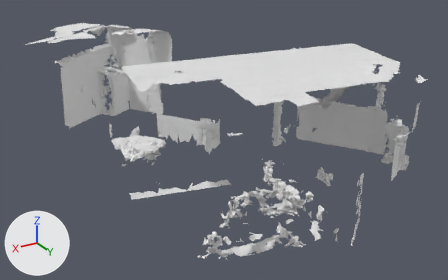
The OBJ model src/unity/unity-vision-demo/Assets/HoloToolkit/SpatialMapping/Tests/Support/SRMesh.obj: old version first, new version second.
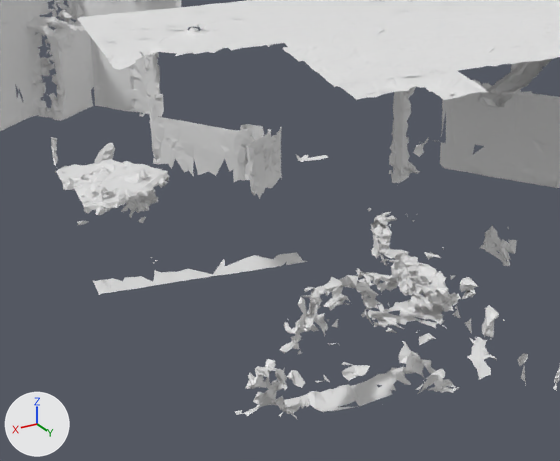
There are two pictures of each version: one whole from a camera (50 mm lens) standing at (4.57, 11.93, 4.93) and looking at (-1.37, 2.04, -0.02), one close up on the part from 19% to 79% of the width and 21% to 100% of the height. The lights are fixed; the arrows at lower left show +X, +Y and +Z. Where no turn or scale is listed for an object, it has been applied to the vertices. Vertices at the same position are counted once.
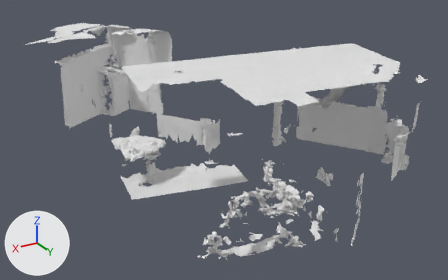
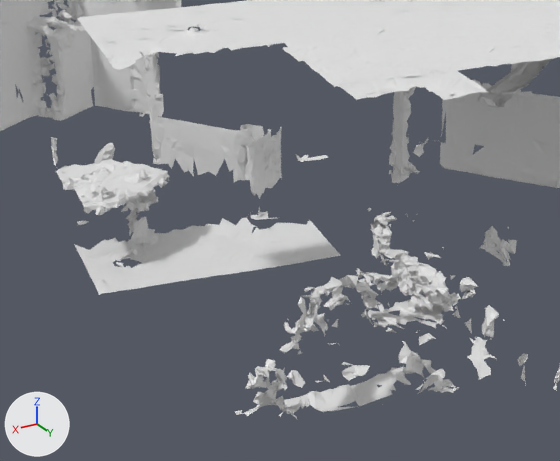
Commit message: some layout adjustments

Changed parts and their boxes (x1, y1, x2, y2) in the close-ups (560 x 461 px):
```json
{"object": "Object.8", "change": "reshaped", "before": [51, 115, 307, 295], "after": [51, 115, 341, 295], "on screen": "13% wider"}
{"part": 1, "of": "me_object_8", "change": "added", "after": [74, 207, 341, 281]}
```

Edits to the scene script, one JSON object a line:
```json
{"block": "me_object_8", "where": "# used by ob_object_8; location = (0.0, 0.0, 0.0)"}
{"op": "remove", "block": "me_object_8", "code": "me_object_8.from_pydata(...)  # 1731 vertices, 2760 faces; spans x -2.36..0.49, y -0.84..1.96, z -1.13..-0.27"}
{"op": "add", "block": "me_object_8", "code": "me_object_8.from_pydata(...)  # 2215 vertices, 3590 faces; spans x -2.36..0.49, y -0.84..2.03, z -1.2..-0.27"}
{"block": "me_object_8", "change": "me_object_8 part 1: 481 vertices added at x -2.16..0.42, y 0.32..2.03, z -1.2..-0.88"}
```
